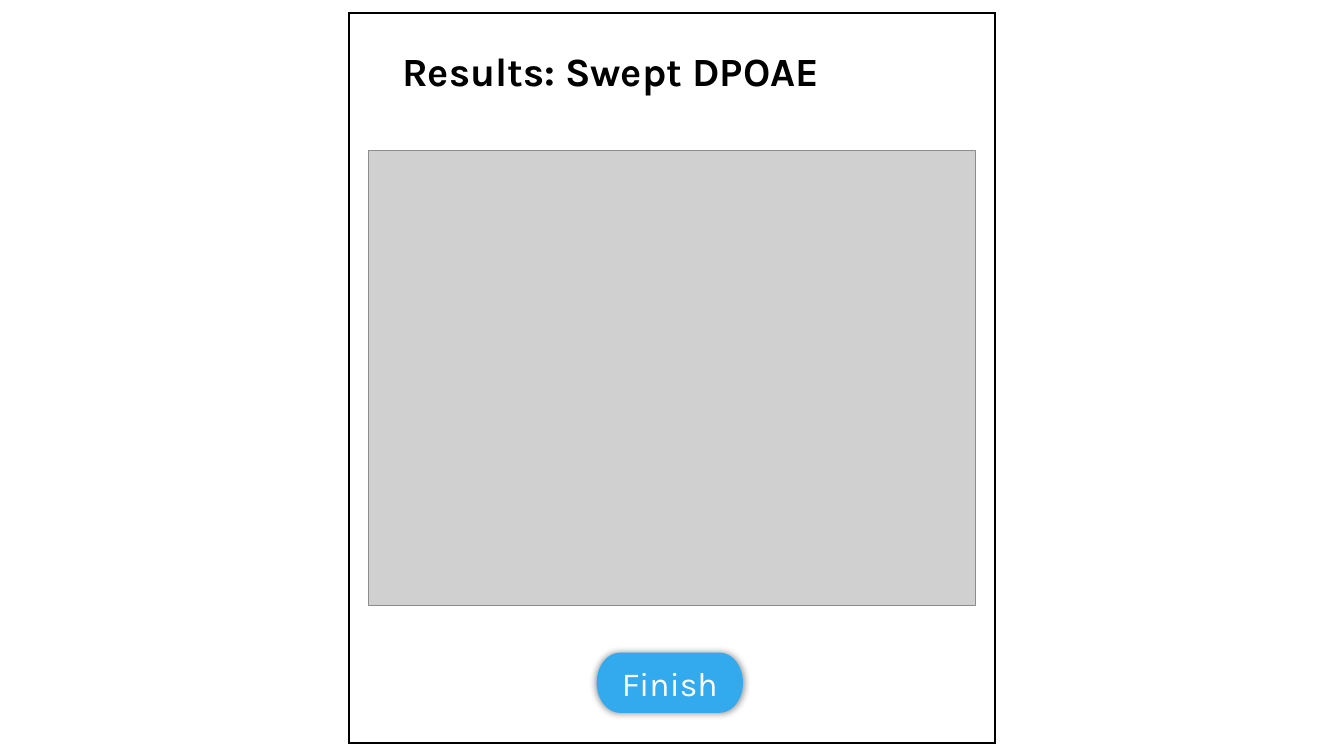
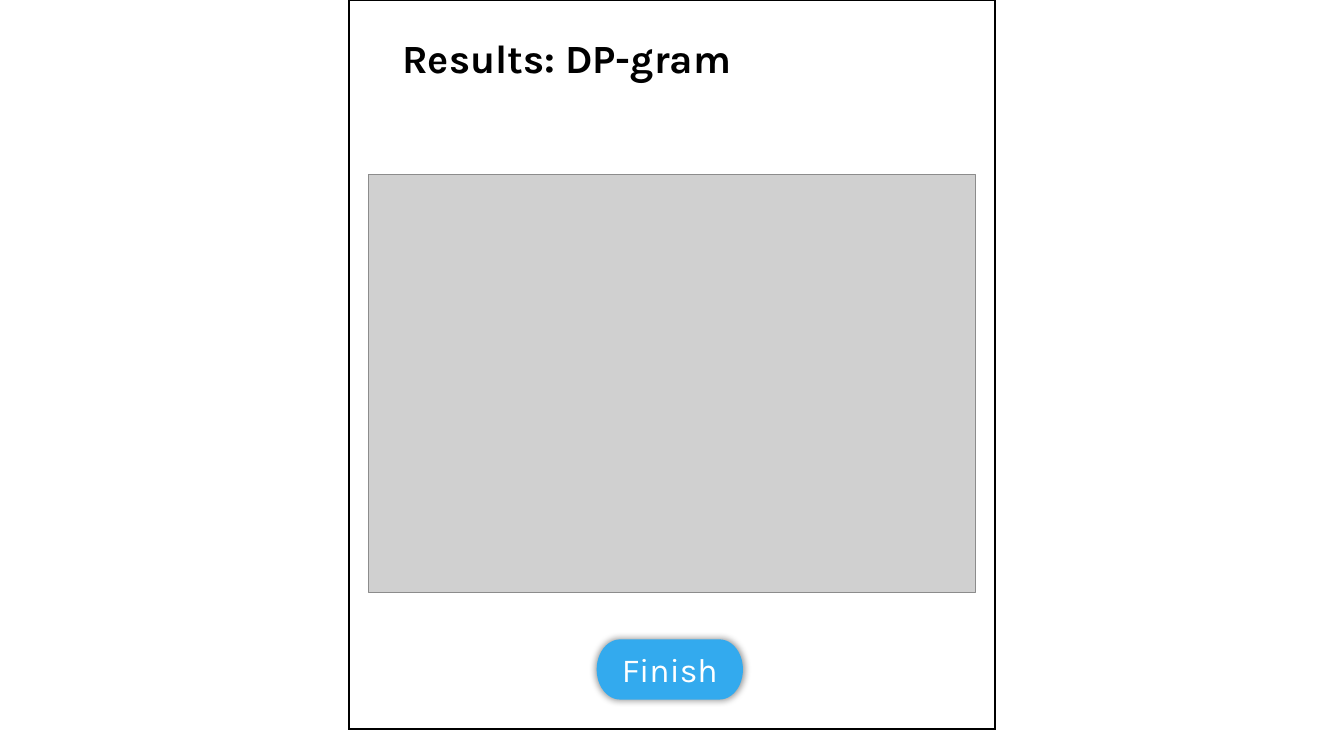
Before and after one commit to OpenHearing/TabSINT, a slide deck: slide 3 of Specifications/dpgram/GUI-Screens.pptx. Drawn at 1344x756 pixels with LibreOffice and Linux fonts; fonts in the diff are those of the drawing; grey boxes stand for pictures. Boxes give left, top, right and bottom in pixels: in the first picture for what was removed or moved away, otherwise in the second. Text is boxed around its words. In the diff, an @@ line names an element or a change of style, - is before the commit and + after.

Commit message:
update DP-gram spec per implementation

```diff
--- a/Specifications/dpgram/GUI-Screens.pptx
+++ b/Specifications/dpgram/GUI-Screens.pptx
@@ rectangle: place and size @@
-rectangle at (349, 13, 996, 743)
+rectangle at (349, 0, 996, 730)
@@ text at (402, 45, 731, 83): text changed @@
-Results: Swept DPOAE
+Results: DP-gram
@@ picture: place and size @@
-picture at (369, 150, 976, 605)
+picture at (369, 174, 976, 593)
@@ pill shape "Finish": place and size @@
-pill shape "Finish" at (597, 652, 743, 713)
+pill shape "Finish" at (597, 639, 743, 700)
```
Also in this commit, not shown: 2 other slides changed, 4 other files.
